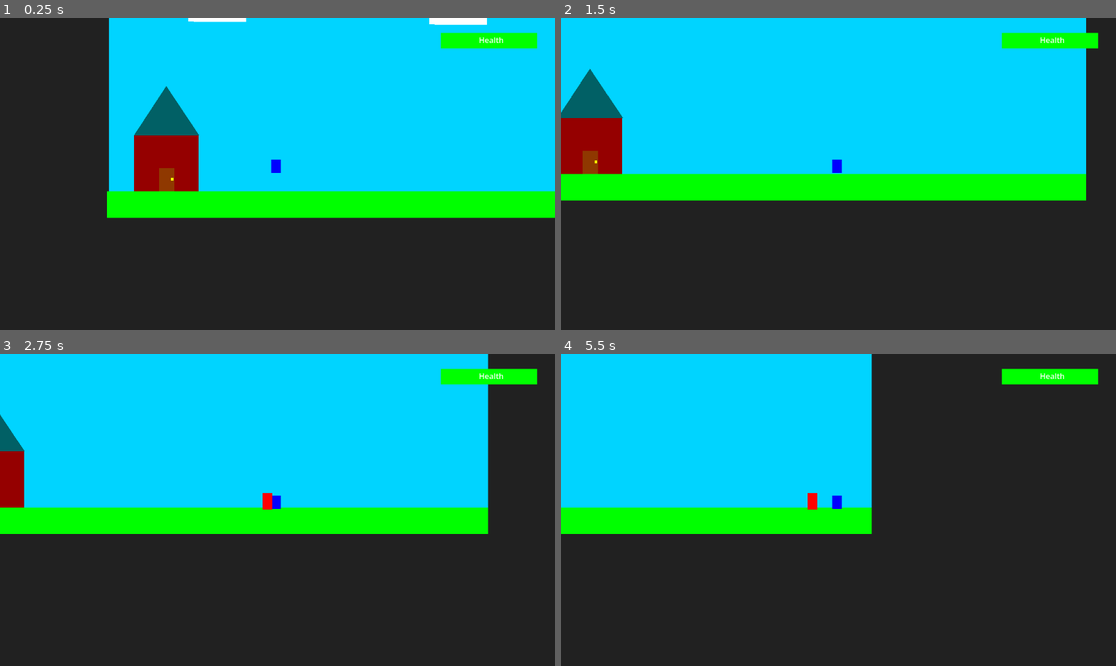
Above: before the commit, frames 1-4 (two rows, left to right).
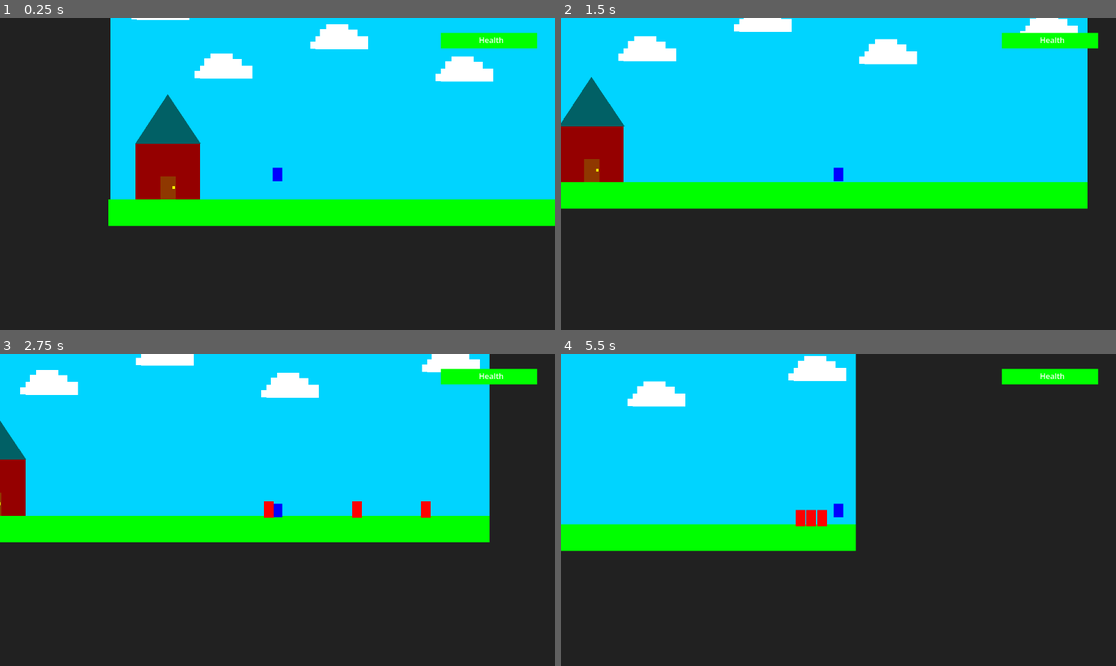
Above: after the commit, the same moments.

Repository: tahmed-sudo/Tabbys-digitech26
Game: Godot game, scene res://Level.tscn
Same seed, same stepped clock (60 frames per second), same inputs: the game is played once before the commit and once after it. The project has no main scene, so this scene is started directly.
Inputs:
- Up to frame 1 (0.25 s): no input
- Up to frame 2 (1.5 s): hold Right (ui_right) from 0.53 s (still down); tap Up (ui_accept) at 0.77 s
- Up to frame 3 (2.75 s): tap Up (ui_accept) at 1.52 s; release Right (ui_right) at 2.03 s; hold Left (ui_left) from 2.03 s (still down)
- Up to frame 4 (5.5 s): release Left (ui_left) at 2.78 s; hold Right (ui_right) 2.78-4.28 s; tap Up (ui_accept) at 3.02, 3.77, 4.52 s; hold Left (ui_left) 4.28-5.03 s; hold Right (ui_right) from 5.03 s (still down)

The runs differ from the first frame. In frame 1, 8.2% of the frame differs, in the area x 19-100%, y 0-67%; in frame 2, 8.6%; in frame 3, 7.5%; in frame 4, 9.1%, in the area x 0-57%, y 0-64%.

Commit message:
made it so enemies spawn at each marker

Diff:
--- a/tabbys-2026-game/Level.tscn
+++ b/tabbys-2026-game/Level.tscn
@@ -3,14 +3,6 @@
 [ext_resource type="PackedScene" uid="uid://dsi3kowc0s4hu" path="res://Player.tscn" id="1_bexhn"]
 [ext_resource type="Script" uid="uid://c2qscjkugucp2" path="res://level.gd" id="1_t7iv1"]
 
-[sub_resource type="StyleBoxFlat" id="StyleBoxFlat_bexhn"]
-bg_color = Color(1, 0, 0, 1)
-
-[sub_resource type="StyleBoxFlat" id="StyleBoxFlat_t7iv1"]
-bg_color = Color(0, 1, 0, 1)
-
-[sub_resource type="LabelSettings" id="LabelSettings_bexhn"]
-
 [sub_resource type="RectangleShape2D" id="RectangleShape2D_0rwas"]
 size = Vector2(1160, 59)
 
@@ -19,13 +11,13 @@
 
 [node name="Node2D" type="Node2D" unique_id=1871949922 node_paths=PackedStringArray("Spawn")]
 script = ExtResource("1_t7iv1")
-Spawn = NodePath("Spawn_trigger/Marker2D")
+Spawn = NodePath("Spawn_trigger/SpawnPoints")
 
 [node name="Void" type="ColorRect" parent="." unique_id=1762262963]
-offset_left = -1911.0
-offset_top = -680.0
-offset_right = 2756.0
-offset_bottom = 1415.0
+offset_left = -3763.0
+offset_top = -3593.0
+offset_right = 4618.0
+offset_bottom = 3809.0
 color = Color(0.12955847, 0.12955844, 0.1295585, 1)
 
 [node name="ColorRect3" type="ColorRect" parent="." unique_id=1848178871]
@@ -65,10 +57,10 @@
 color = Color(1, 1, 0, 1)
 
 [node name="Cloud rects" type="ColorRect" parent="." unique_id=1236515075]
-offset_left = 176.0
-offset_top = 215.0
-offset_right = 285.0
-offset_bottom = 242.0
+offset_left = 186.0
+offset_top = 316.0
+offset_right = 295.0
+offset_bottom = 343.0
 
 [node name="ColorRect" type="ColorRect" parent="Cloud rects" unique_id=197661346]
 layout_mode = 0
@@ -342,34 +334,6 @@
 offset_top = 9.0
 offset_right = 49.840004
 offset_bottom = 24.0
-
-[node name="CanvasLayer" type="CanvasLayer" parent="." unique_id=1917986497]
-
-[node name="ProgressBar" type="ProgressBar" parent="CanvasLayer" unique_id=1222714484]
-anchors_preset = 8
-anchor_left = 0.5
-anchor_top = 0.5
-anchor_right = 0.5
-anchor_bottom = 0.5
-offset_left = 339.0
-offset_top = -293.0
-offset_right = 539.0
-offset_bottom = -261.0
-grow_horizontal = 2
-grow_vertical = 2
-theme_override_styles/background = SubResource("StyleBoxFlat_bexhn")
-theme_override_styles/fill = SubResource("StyleBoxFlat_t7iv1")
-value = 100.0
-show_percentage = false
-
-[node name="Label" type="Label" parent="CanvasLayer" unique_id=1996468993]
-offset_left = 994.0
-offset_top = 34.0
-offset_right = 1054.0
-offset_bottom = 83.0
-text = "Health
-"
-label_settings = SubResource("LabelSettings_bexhn")
 
 [node name="StaticBody2D" type="StaticBody2D" parent="." unique_id=1648390045]
 
@@ -388,18 +352,20 @@
 position = Vector2(347, 513)
 
 [node name="Camera2D2" type="Camera2D" parent="CharacterBody2D" unique_id=851884635]
-position = Vector2(3, 16)
+position = Vector2(0, -1)
 
 [node name="Spawn_trigger" type="Area2D" parent="." unique_id=1847600203]
 position = Vector2(852, 557)
 
-[node name="Marker2D" type="Marker2D" parent="Spawn_trigger" unique_id=1208584992]
+[node name="SpawnPoints" type="Node2D" parent="Spawn_trigger" unique_id=390284779]
+
+[node name="Marker2D" type="Marker2D" parent="Spawn_trigger/SpawnPoints" unique_id=1208584992]
 position = Vector2(-227, -18)
 
-[node name="Marker2D2" type="Marker2D" parent="Spawn_trigger" unique_id=163126112]
+[node name="Marker2D2" type="Marker2D" parent="Spawn_trigger/SpawnPoints" unique_id=163126112]
 position = Vector2(254, -18)
 
-[node name="Marker2D3" type="Marker2D" parent="Spawn_trigger" unique_id=846311706]
+[node name="Marker2D3" type="Marker2D" parent="Spawn_trigger/SpawnPoints" unique_id=846311706]
 position = Vector2(111, -18)
 
 [node name="CollisionShape2D" type="CollisionShape2D" parent="Spawn_trigger" unique_id=215227318]
--- a/tabbys-2026-game/Player.tscn
+++ b/tabbys-2026-game/Player.tscn
@@ -4,8 +4,17 @@
 
 [sub_resource type="CapsuleShape2D" id="CapsuleShape2D_0rwas"]
 
-[node name="CharacterBody2D" type="CharacterBody2D" unique_id=772824052]
+[sub_resource type="StyleBoxFlat" id="StyleBoxFlat_xhfnw"]
+bg_color = Color(1, 0, 0, 1)
+
+[sub_resource type="StyleBoxFlat" id="StyleBoxFlat_kpjcp"]
+bg_color = Color(0, 1, 0, 1)
+
+[sub_resource type="LabelSettings" id="LabelSettings_kne1u"]
+
+[node name="CharacterBody2D" type="CharacterBody2D" unique_id=772824052 node_paths=PackedStringArray("health_ui")]
 script = ExtResource("1_xhfnw")
+health_ui = NodePath("CanvasLayer/ProgressBar")
 
 [node name="ColorRect" type="ColorRect" parent="." unique_id=28226388]
 offset_left = -10.0
@@ -16,3 +25,31 @@
 
 [node name="CollisionShape2D" type="CollisionShape2D" parent="." unique_id=1516398449]
 shape = SubResource("CapsuleShape2D_0rwas")
+
+[node name="CanvasLayer" type="CanvasLayer" parent="." unique_id=994970226]
+
+[node name="ProgressBar" type="ProgressBar" parent="CanvasLayer" unique_id=1506219615]
+anchors_preset = 8
+anchor_left = 0.5
+anchor_top = 0.5
+anchor_right = 0.5
+anchor_bottom = 0.5
+offset_left = 339.0
+offset_top = -293.0
+offset_right = 539.0
+offset_bottom = -261.0
+grow_horizontal = 2
+grow_vertical = 2
+theme_override_styles/background = SubResource("StyleBoxFlat_xhfnw")
+theme_override_styles/fill = SubResource("StyleBoxFlat_kpjcp")
+value = 100.0
+show_percentage = false
+
+[node name="Label" type="Label" parent="CanvasLayer" unique_id=942437898]
+offset_left = 994.0
+offset_top = 34.0
+offset_right = 1054.0
+offset_bottom = 83.0
+text = "Health
+"
+label_settings = SubResource("LabelSettings_kne1u")
--- a/tabbys-2026-game/enemy.gd
+++ b/tabbys-2026-game/enemy.gd
@@ -13,7 +13,10 @@
 
 	if not player == null:
 		var direction = sign(player.position.x - position.x)
-		print(direction)
 		velocity.x = direction * enemy_SPEED
 
 	move_and_slide()
+
+func _damage_player(body: Node2D) -> void:
+	if body == player:
+		player.take_damage()
--- a/tabbys-2026-game/level.gd
+++ b/tabbys-2026-game/level.gd
@@ -3,8 +3,8 @@
 const JUMP = 400
 
 @export var Enemy_scene: PackedScene = preload ("res://Enemy.tscn")
-@export var Spawn: = Marker2D
-@export var cooldown: = Timer
+@export var Spawn: Node2D
+
 
 var has_spawned: bool = false
 var amount: int = 10
@@ -12,15 +12,11 @@
 func _on_spawn_trigger_body_entered(body):
 	if body.is_in_group("Player") and not has_spawned:
 		has_spawned = true
-		call_deferred("spawn_enemy")
+		for point in Spawn.get_children():
+			call_deferred("spawn_enemy", point)
 
 
-func spawn_enemy() -> void:
-	var spawn_points = Spawn
+func spawn_enemy(spawn_point: Marker2D) -> void:
 	var enemy = Enemy_scene.instantiate()
-	enemy.global_position = spawn_points.global_position
+	enemy.global_position = spawn_point.global_position
 	add_child(enemy)
-
-
-func _on_timer_timeout() -> void:
-	print("x")
--- a/tabbys-2026-game/player.gd
+++ b/tabbys-2026-game/player.gd
@@ -8,6 +8,16 @@
 @export var health_ui: ProgressBar
 
 
+func _ready() -> void:
+	health_ui.max_value = health
+	health_ui.value = health
+
+func take_damage() -> void:
+	if health > 0:
+		health -= 100
+		health_ui.value = health
+	else:
+		get_tree().call_deferred("reload_current_scene")
 
 func ready() -> void:
 	health_ui.max_value = health
@@ -26,5 +36,4 @@
 		if is_on_floor():
 			velocity.y = JUMP_VELOCITY
 
-
 	move_and_slide()
